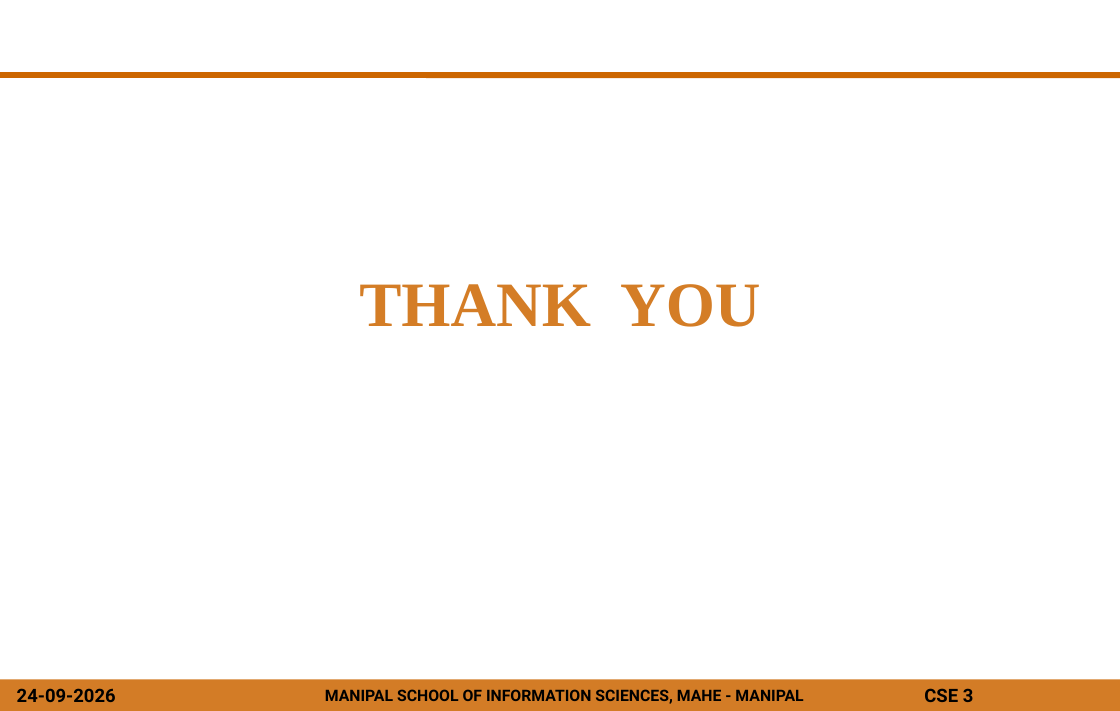
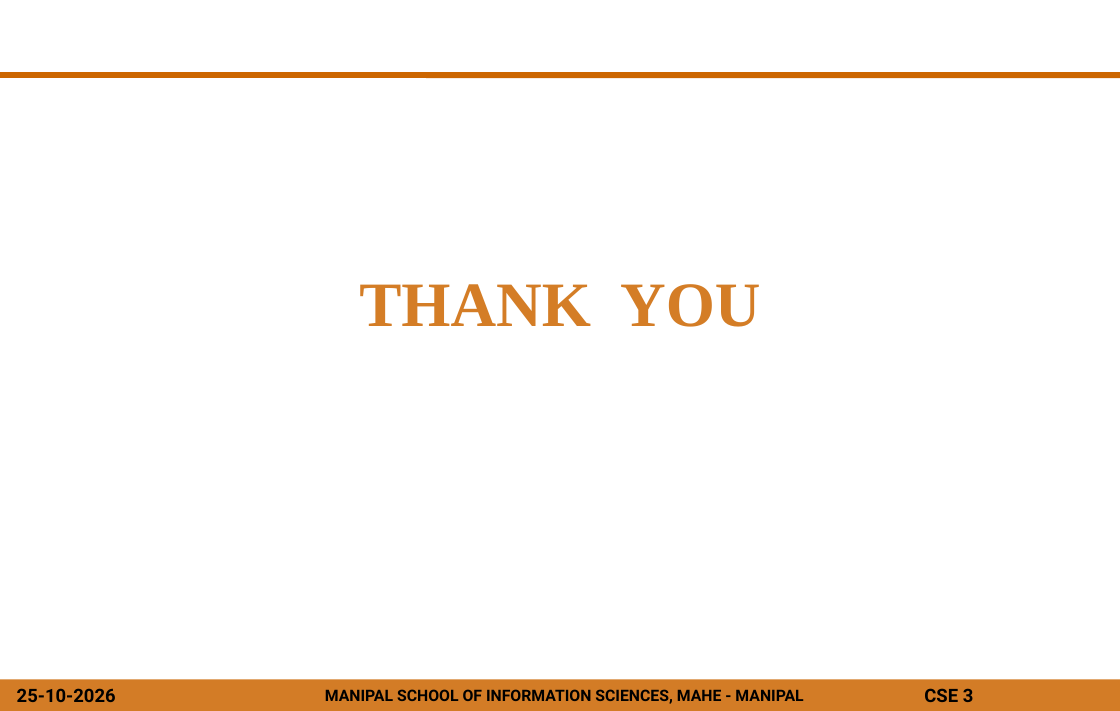
Before and after one commit to NitinKarthik01/AI_IDS, a slide deck: slide 22 of DOCS/CSE3_PPT.pptx. Drawn at 1120x711 pixels with LibreOffice and Linux fonts; fonts in the diff are those of the drawing; background and template pictures are left out. Boxes give left, top, right and bottom in pixels: in the first picture for what was removed or moved away, otherwise in the second. Text is boxed around its words. In the diff, an @@ line names an element or a change of style, - is before the commit and + after.

```diff
--- a/DOCS/CSE3_PPT.pptx
+++ b/DOCS/CSE3_PPT.pptx
@@ text at bbox=[17, 688, 116, 702]: text changed @@
-24-09-2026
+25-10-2026
```
Also in this commit, not shown: 21 other slides changed, 26 other files.
